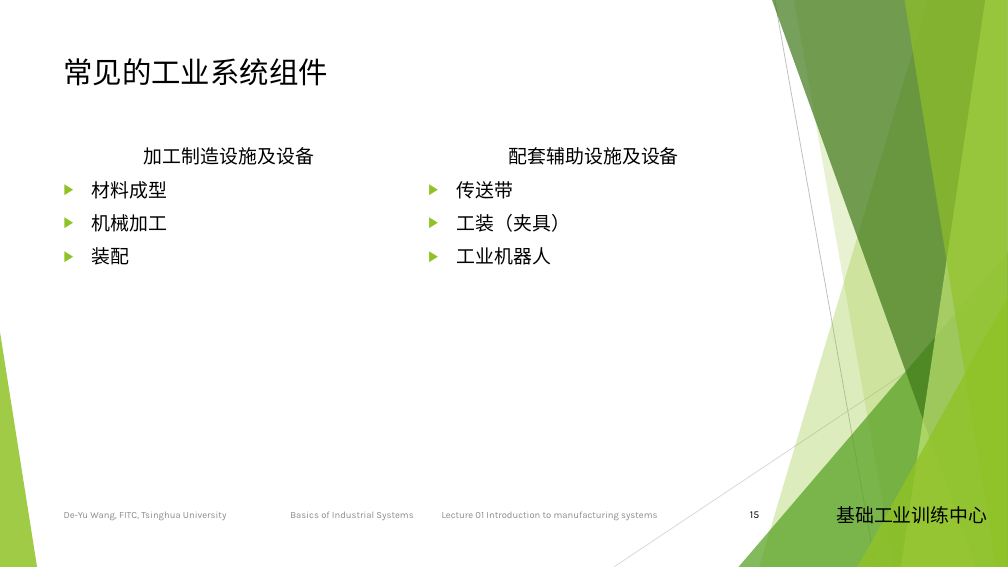
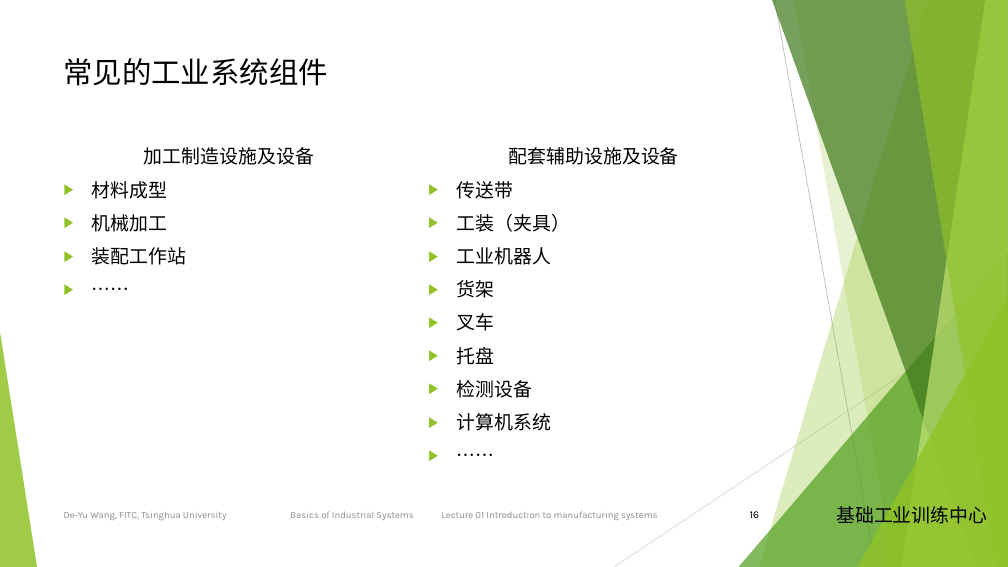
Before and after one commit to woodyme/i.center_my_workzone, a slide deck: slide 16 of 工业系统概论/课程方案/工业系统沙盘01-制造系统导言.pptx (slide 15 before the commit). Drawn at 1008x567 pixels with LibreOffice and Linux fonts; fonts in the diff are those of the drawing; background and template pictures are left out. Boxes give left, top, right and bottom in pixels: in the first picture for what was removed or moved away, otherwise in the second. Text is boxed around its words. In the diff, an @@ line names an element or a change of style, - is before the commit and + after.

Commit message:
update 工业系统沙盘01-制造系统导言

```diff
--- a/工业系统概论/课程方案/工业系统沙盘01-制造系统导言.pptx
+++ b/工业系统概论/课程方案/工业系统沙盘01-制造系统导言.pptx
@@ background #F0FFC8 to #FFFFFF @@
@@ text at [92,247,186,265]: text changed @@
-▶ 装配
+▶ 装配工作站
+▶ ……
@@ text at [457,280,551,431]: paragraphs added @@
+▶ 货架
+▶ 叉车
+▶ 托盘
+▶ 检测设备
+▶ 计算机系统
+▶ ……
@@ line (1008, 305) - (614, 567): stroke #DDFF84 0.75 pt to #D9D9D9 0.75 pt @@
@@ page number at [750,511,759,518]: text changed @@
-15
+16
```
Also in this commit, not shown: 15 other slides changed, 4 slides added, 1 other file.
